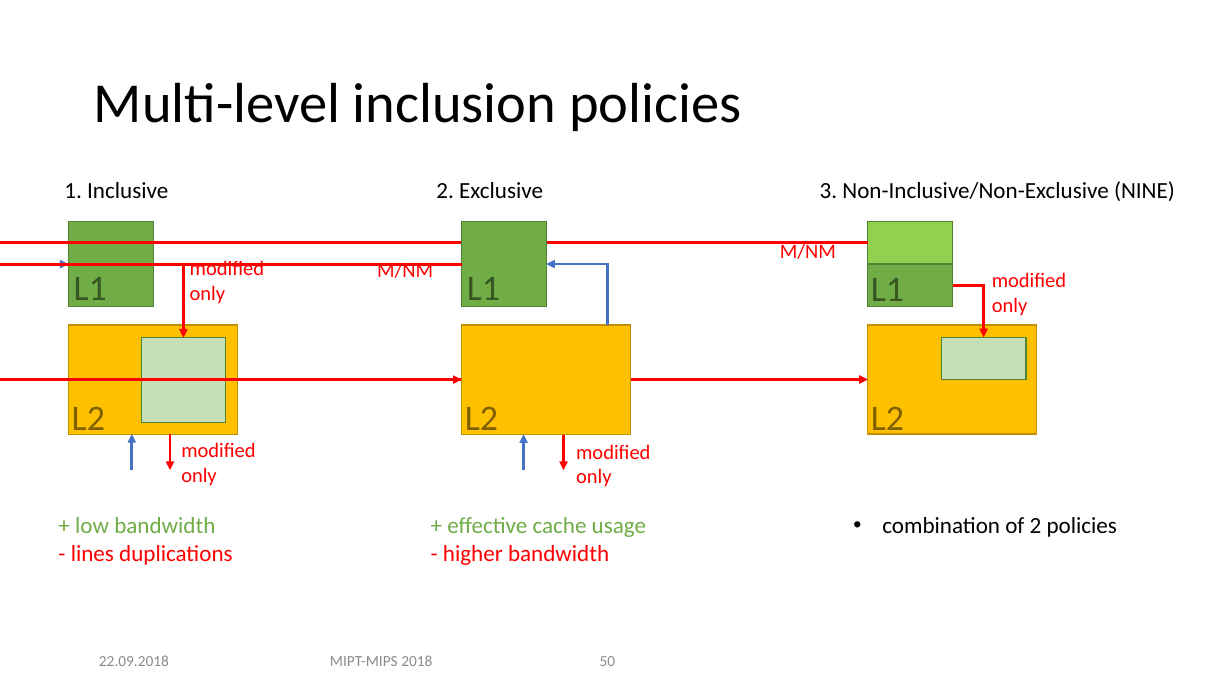
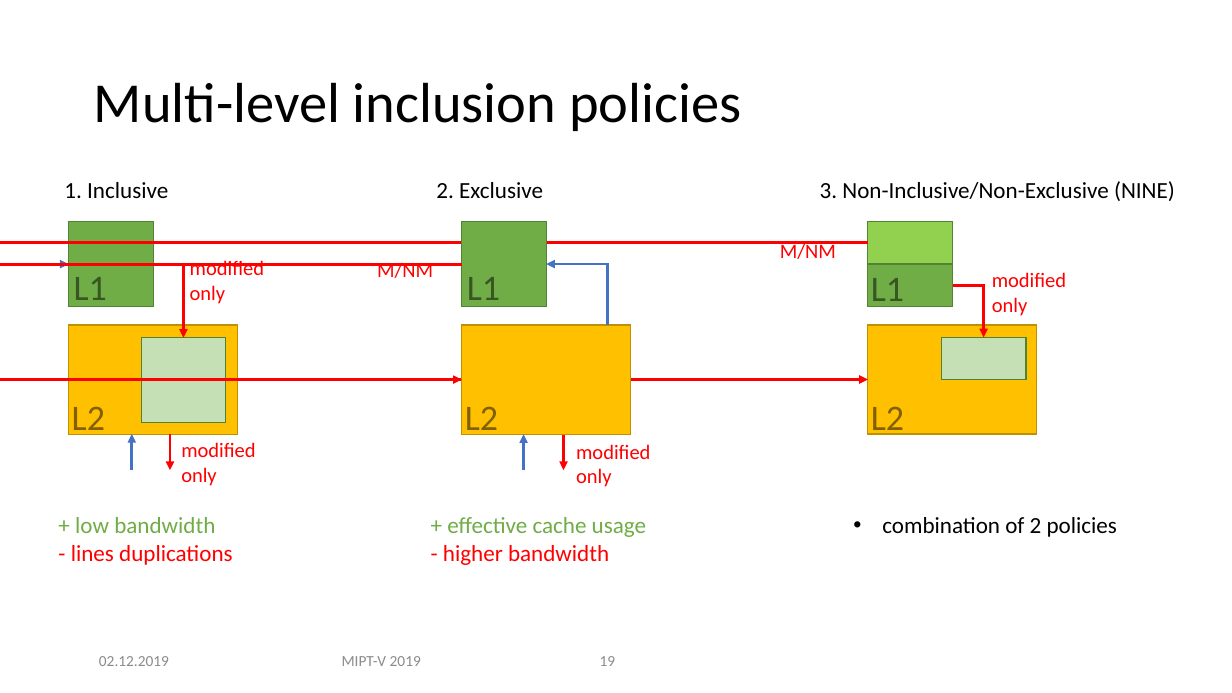
Before and after one commit to MIPT-ILab/ca-lectures, a slide deck: slide 19 of mipt-mips/2019/L9/Lecture 9 - Caches, part 2.pptx (slide 50 before the commit). Drawn at 1232x693 pixels with LibreOffice and Linux fonts; fonts in the diff are those of the drawing; background and template pictures are left out. Boxes give left, top, right and bottom in pixels: in the first picture for what was removed or moved away, otherwise in the second. Text is boxed around its words. In the diff, an @@ line names an element or a change of style, - is before the commit and + after.

```diff
--- a/mipt-mips/2019/L9/Lecture 9 - Caches, part 2.pptx
+++ b/mipt-mips/2019/L9/Lecture 9 - Caches, part 2.pptx
@@ text at bbox=[99, 656, 169, 666]: text changed @@
-22.09.2018
+02.12.2019
@@ text at bbox=[342, 656, 421, 666]: text changed @@
-MIPT-MIPS 2018
+MIPT-V 2019
@@ page number at bbox=[600, 656, 616, 666]: text changed @@
-50
+19
```
Also in this commit, not shown: 18 other slides changed, 31 slides removed, 2 other files.
